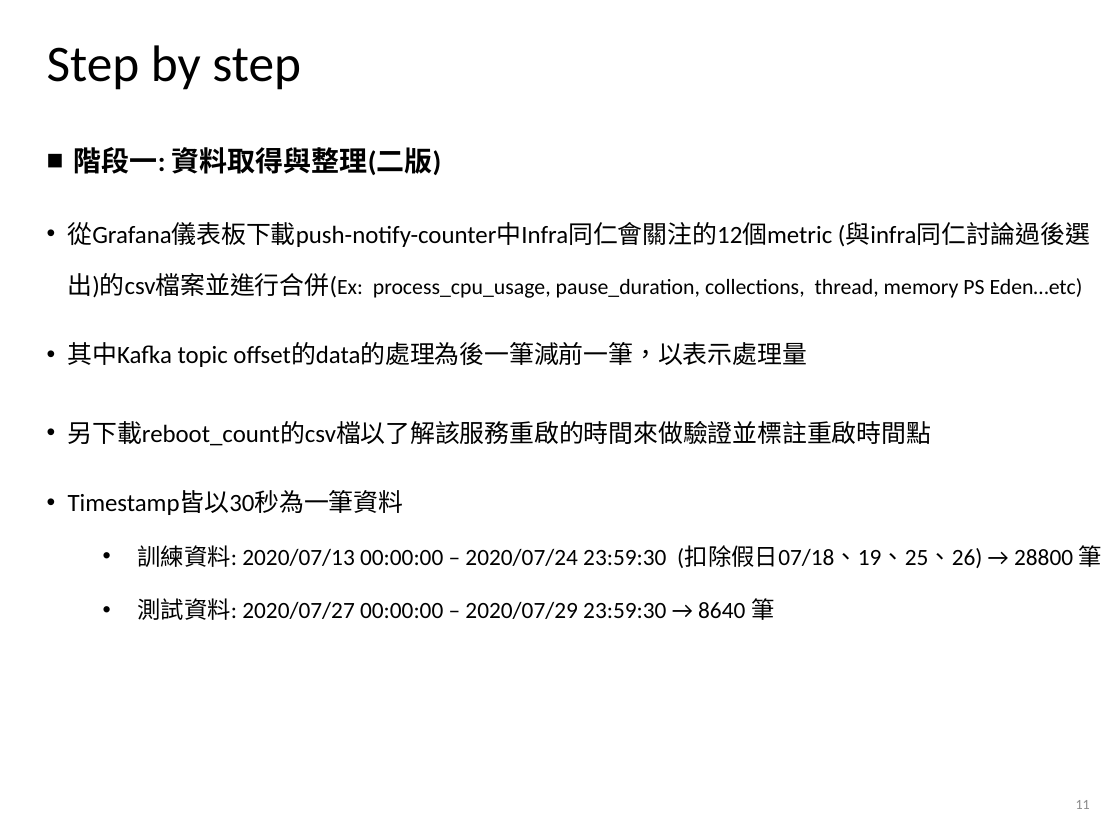
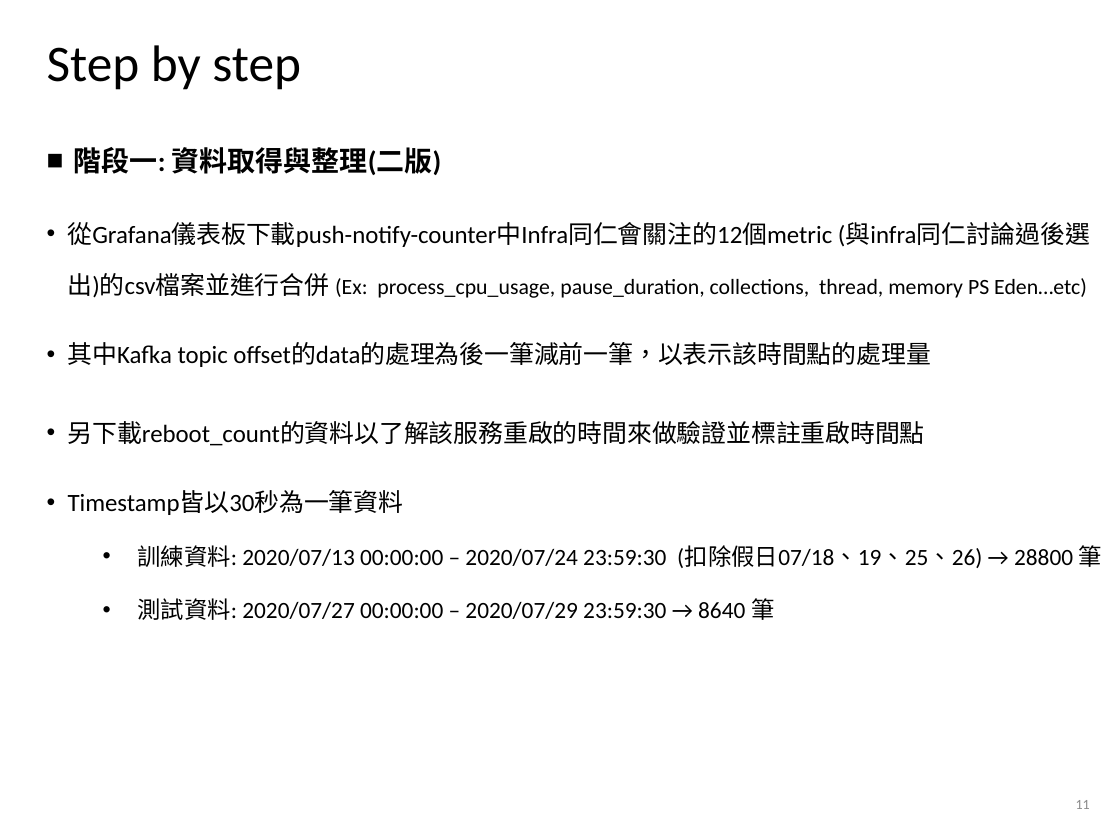
Before and after one commit to alvinyee860120/AIOps-anomaly-detection, a slide deck: slide 11 of AIOps結案報告.pptx. Drawn at 1120x840 pixels with LibreOffice and Linux fonts; fonts in the diff are those of the drawing; background and template pictures are left out. Boxes give left, top, right and bottom in pixels: in the first picture for what was removed or moved away, otherwise in the second. Text is boxed around its words. In the diff, an @@ line names an element or a change of style, - is before the commit and + after.

```diff
--- a/AIOps結案報告.pptx
+++ b/AIOps結案報告.pptx
@@ text at box(68, 222, 1090, 446): text changed @@
-• 從Grafana儀表板下載push-notify-counter中Infra同仁會關注的12個metric (與infra同仁討論過後選出)的csv檔案並進行合併(Ex: process_cpu_usage, pause_duration, collections, thread, memory PS Eden…etc)
-• 其中Kafka topic offset的data的處理為後一筆減前一筆，以表示處理量
-• 另下載reboot_count的csv檔以了解該服務重啟的時間來做驗證並標註重啟時間點
+• 從Grafana儀表板下載push-notify-counter中Infra同仁會關注的12個metric (與infra同仁討論過後選出)的csv檔案並進行合併 (Ex: process_cpu_usage, pause_duration, collections, thread, memory PS Eden…etc)
+• 其中Kafka topic offset的data的處理為後一筆減前一筆，以表示該時間點的處理量
+• 另下載reboot_count的資料以了解該服務重啟的時間來做驗證並標註重啟時間點
```
Also in this commit, not shown: 23 other slides changed, 8 slides added.
